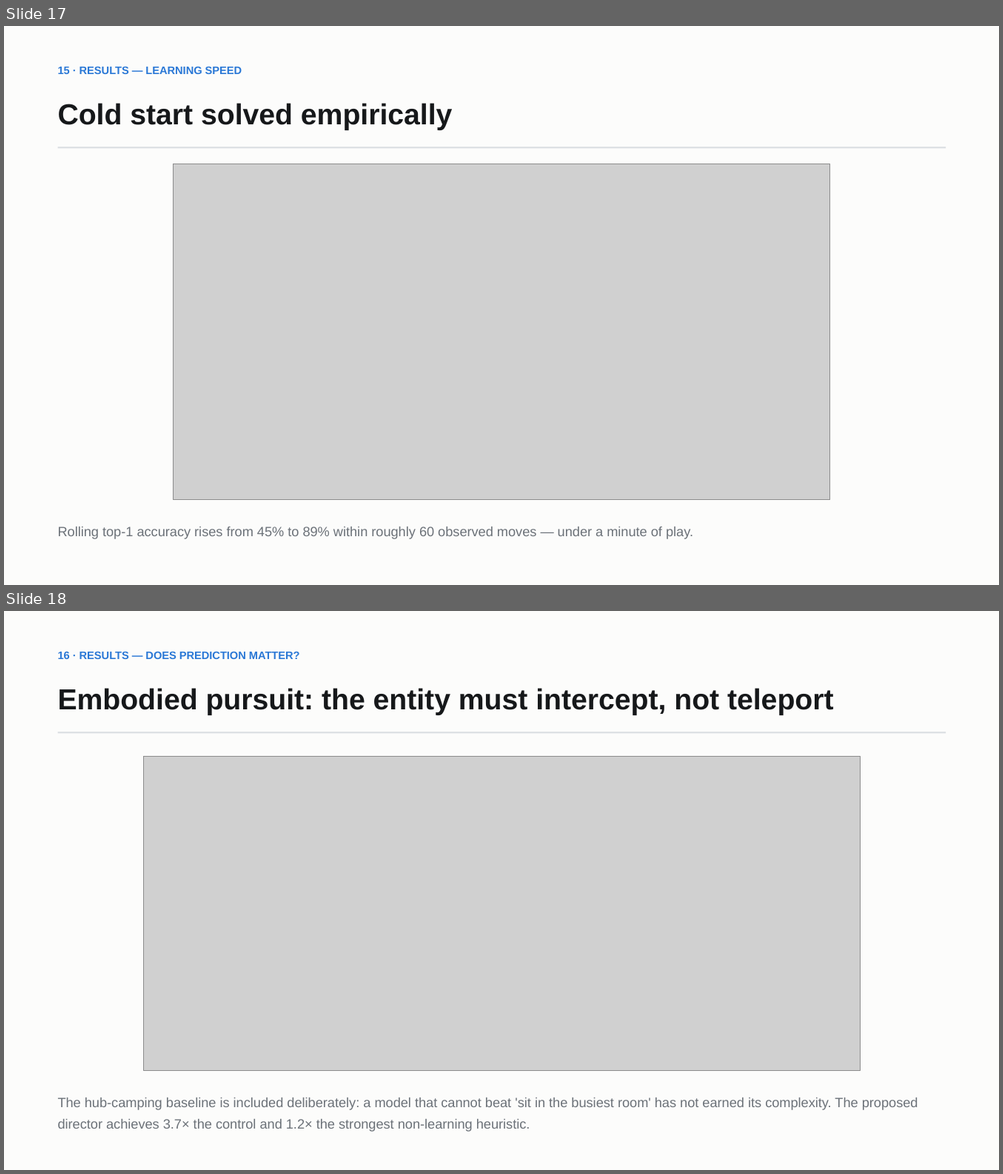
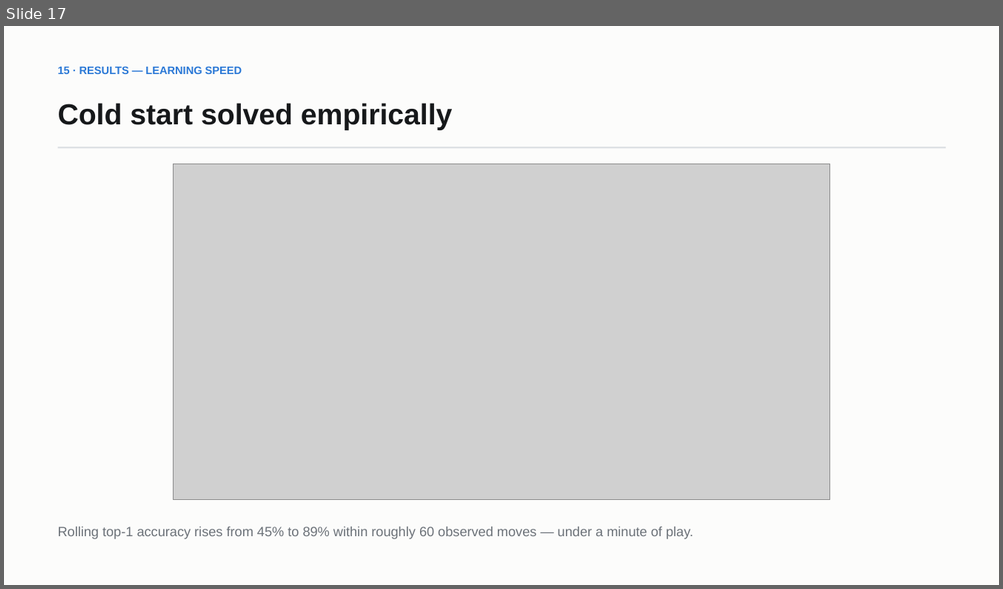
Before and after one commit to Sh1v4mKum4r/parity, a slide deck: docs/PARITY-review-deck.pptx. Shown one above the other, each under a label of ours: slides 17 and 18 before the commit, slide 17 after it. The pictures are 1003x1174 and 1003x589 pixels, drawn with LibreOffice and Linux fonts; fonts in the diff are those of the drawing; grey boxes stand for pictures. Boxes give left, top, right and bottom in pixels: in the first picture for what was removed or moved away, otherwise in the second. Text is boxed around its words. In the diff, an @@ line names an element or a change of style, - is before the commit and + after.

Commit message:
Fix naive interception and measure how prediction scales with facility size
The pursuit director aimed at the room the player would enter next, but the entity
also moves one room per step, so that room was usually unreachable in time and it
chased perpetually a step behind. InterceptDirector rolls the model forward five
steps and picks the earliest predicted room it can reach no later than the player,
weighted by the probability they stay on that path.

- E4: 364 -> 390 captures/1000 from the same model, used properly
- E7 (new): the advantage over hub-camping widens from 1.30x at 10 rooms to 1.57x
  at 32. Hub-camping was only competitive because the map was small, so the
  ten-room result understated the value of prediction
- New scaling figure and slide; deck now 26 slides
- Report sections 5.3-5.8 renumbered; all numbers regenerated from metrics.json

```diff
--- a/docs/PARITY-review-deck.pptx
+++ b/docs/PARITY-review-deck.pptx
@@ slide 18 removed at box(4, 611, 999, 1170), background #FCFCFB @@
@@ text removed at box(58, 651, 300, 659) @@
-16 · RESULTS — DOES PREDICTION MATTER?
@@ text removed at box(58, 688, 834, 715) @@
-Embodied pursuit: the entity must intercept, not teleport
@@ rectangle removed at box(58, 732, 945, 733) @@
@@ picture removed at box(144, 757, 859, 1071) @@
@@ text removed at box(58, 1098, 918, 1132) @@
-The hub-camping baseline is included deliberately: a model that cannot beat 'sit in the busiest room' has not earned its complexity. The proposed director achieves 3.7× the control and 1.2× the strongest non-learning heuristic.
```
Also in this commit, not shown: 7 slides changed, 2 slides added, 10 other files.
